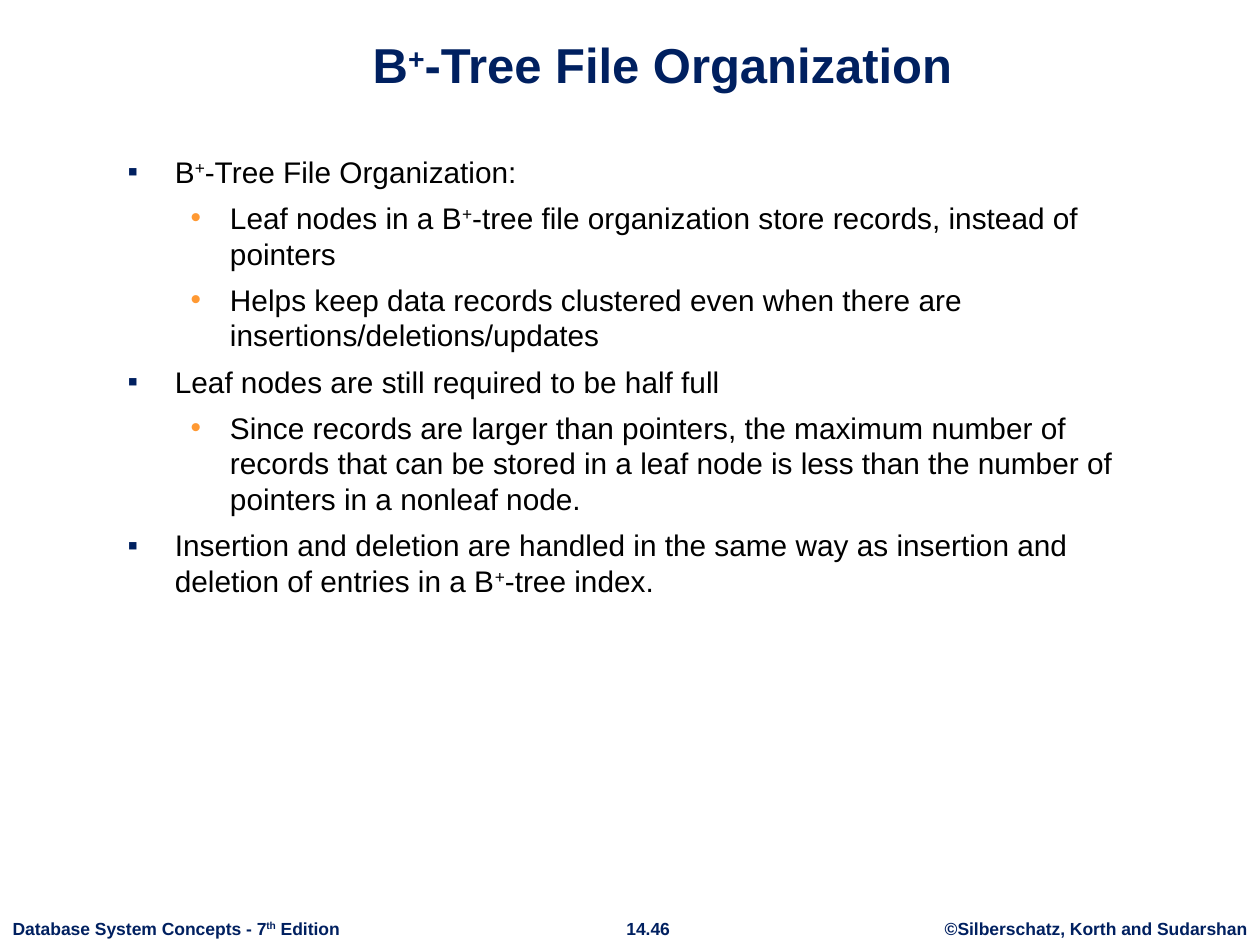
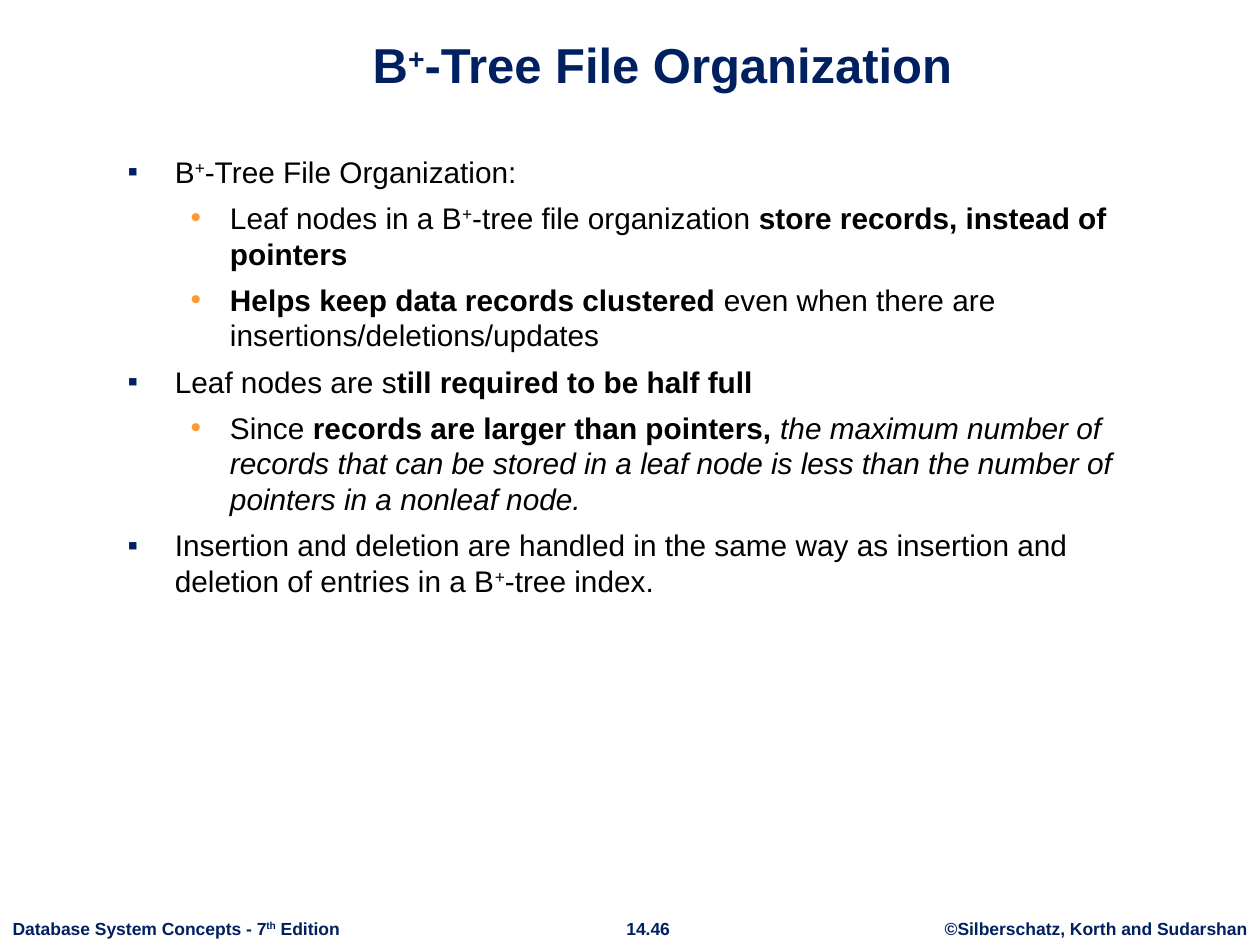
Before and after one commit to rizveeredwan/course-contents, a slide deck: slide 46 of CSE-3104/Slides/ch14.pptx. Drawn at 1260x945 pixels with LibreOffice and Linux fonts; fonts in the diff are those of the drawing; background and template pictures are left out. Boxes give left, top, right and bottom in pixels: in the first picture for what was removed or moved away, otherwise in the second. Text is boxed around its words. In the diff, an @@ line names an element or a change of style, - is before the commit and + after.

```diff
--- a/CSE-3104/Slides/ch14.pptx
+++ b/CSE-3104/Slides/ch14.pptx
@@ text at (175,207,1112,516): bold on in "store records, instead of pointers", "Helps keep data records clustered", "still required to be half full", "records are larger than pointers,"; italic on in "the maximum number of records that can ..." @@
```
Also in this commit, not shown: 5 other slides changed, 1 slide added, 1 other file.
